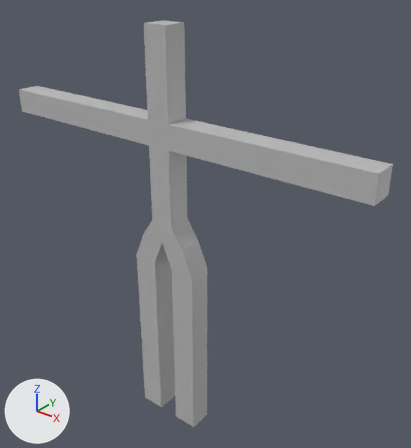
A saved change to the FBX model Objects/manThing.fbx.
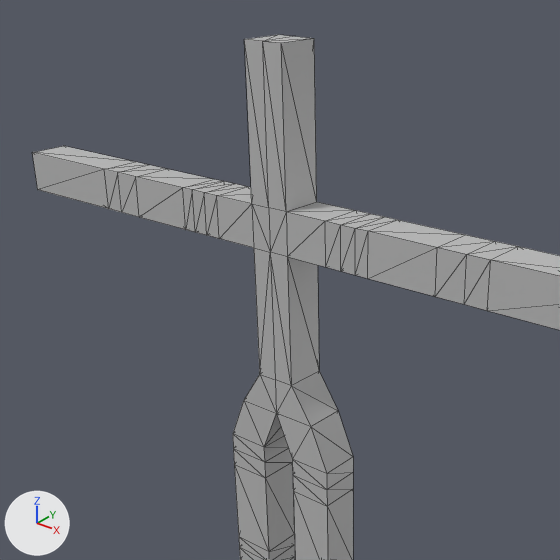
Old and new are each drawn whole from a 50 mm camera at (0.1412, -0.1535, 0.1024) aimed at (0.012, 0.008, 0.0022) and again close up on the part from 0% to 80% of the width and 0% to 73% of the height. The lights are fixed; the arrows at lower left show +X, +Y and +Z. The close-ups show mesh edges as thin lines. Where no turn or scale is listed for an object, it has been applied to the vertices.

Names of what the first close-up shows: 'Mano'.
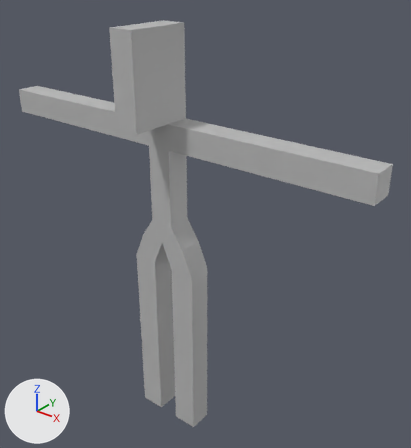
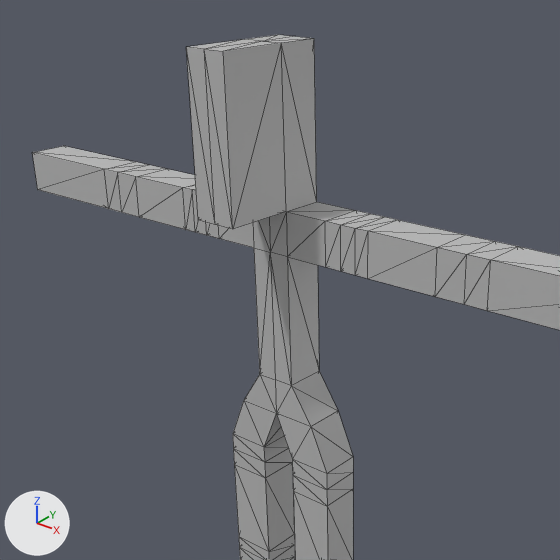
What differs and where, as boxes (x1, y1, x2, y2) in the close-ups (560 x 560 px):
part 1 of me_mesh, built on
    before: (244, 39, 286, 212)
    after: (186, 39, 286, 229)

What changed in the scene script:
```text
Change me_mesh:
    used by ob_mano; location = (0.0, 0.0, -0.04)
    remove me_mesh.from_pydata(...)  # 150 vertices, 296 faces; spans x -0.085..0.085, y -0.005..0.005, z -0.055..0.119
    add me_mesh.from_pydata(...)  # 156 vertices, 308 faces; spans x -0.085..0.085, y -0.021..0.005, z -0.055..0.119
    me_mesh part 1
    4 faces are deleted
    6 new vertices lie (0.0, -0.016, 0.0) away from vertices in x -0.005..0.005, y -0.005, z 0.085..0.119
    16 new faces join them
```
